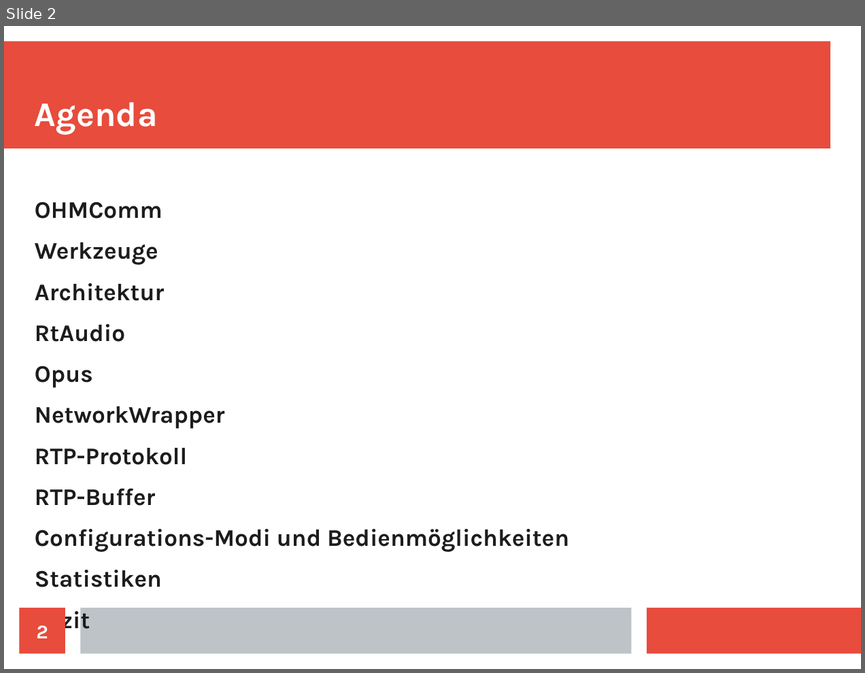
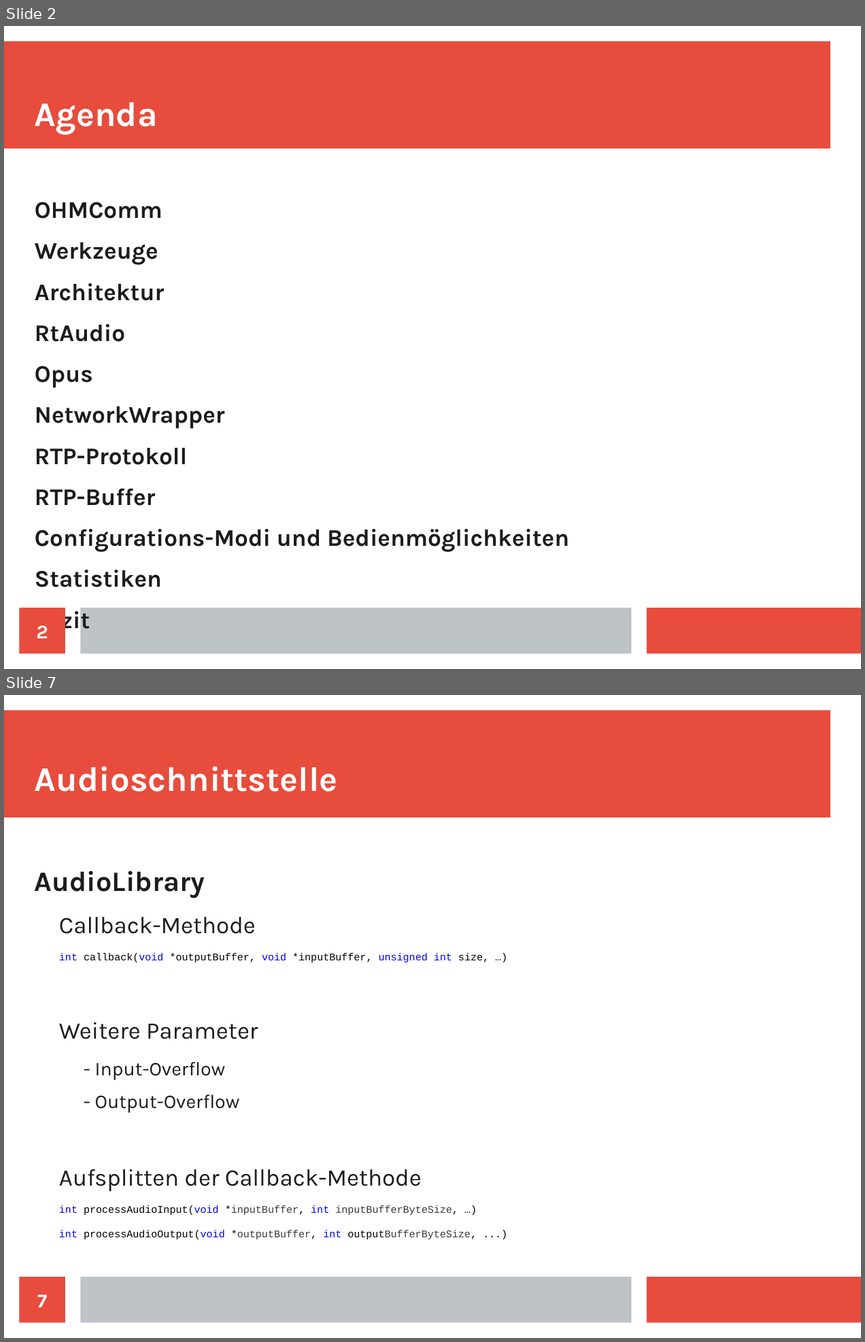
Before and after one commit to doe300/OHMComm, a slide deck: documents/OHMCommPres.odp. Shown one above the other, each under a label of ours: slide 2 before the commit, slides 2 and 7 after it; the slides between them are not shown. The pictures are 865x673 and 865x1342 pixels, drawn with LibreOffice and Linux fonts; fonts in the diff are those of the drawing. Boxes give left, top, right and bottom in pixels: in the first picture for what was removed or moved away, otherwise in the second. Text is boxed around its words. In the diff, an @@ line names an element or a change of style, - is before the commit and + after.

```diff
--- a/documents/OHMCommPres.odp
+++ b/documents/OHMCommPres.odp
@@ slide 7 added at [4,695,861,1338], background #FFFFFF; not listed: 3 template elements that a slide beside it also shows @@
@@ title added at [35,766,337,792], 32 pt, text #FFFFFF, bold @@
+Audioschnittstelle
@@ text added at [35,870,489,1239], 9.5 pt, text #1C1C1C @@
+AudioLibrary
+  Callback-Methode
+  int callback(void *outputBuffer, void *inputBuffer, unsigned int size, …)
+  Weitere Parameter
+    - Input-Overflow
+    - Output-Overflow
+  Aufsplitten der Callback-Methode
+  int processAudioInput(void *inputBuffer, int inputBufferByteSize, …)
+  int processAudioOutput(void *outputBuffer, int outputBufferByteSize, ...)
@@ page number added at [20,1276,65,1323], fill #E74C3C, 18 pt, text #FFFFFF, bold @@
+7
```
Also in this commit, not shown: 12 other slides added.
